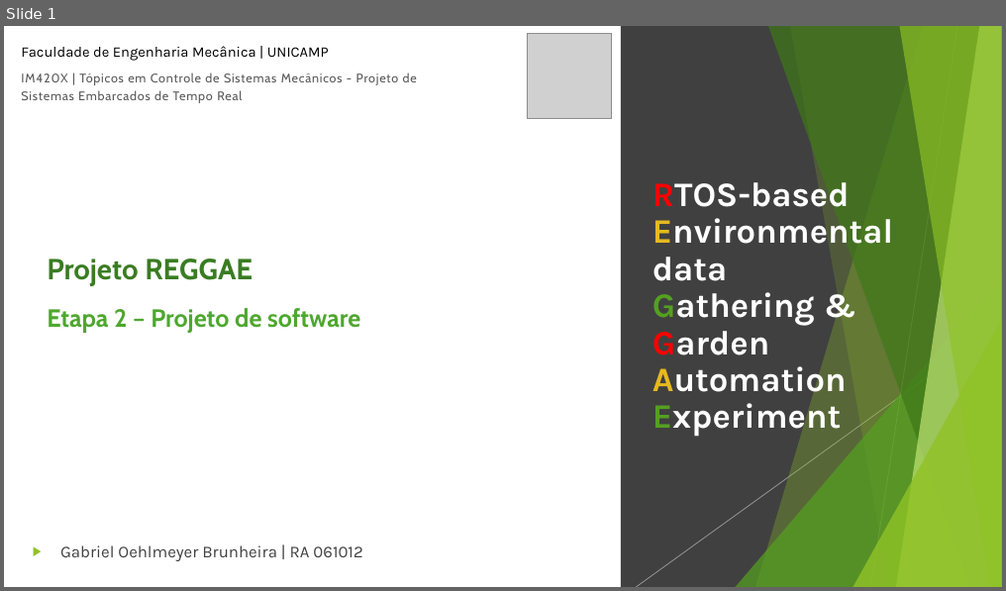
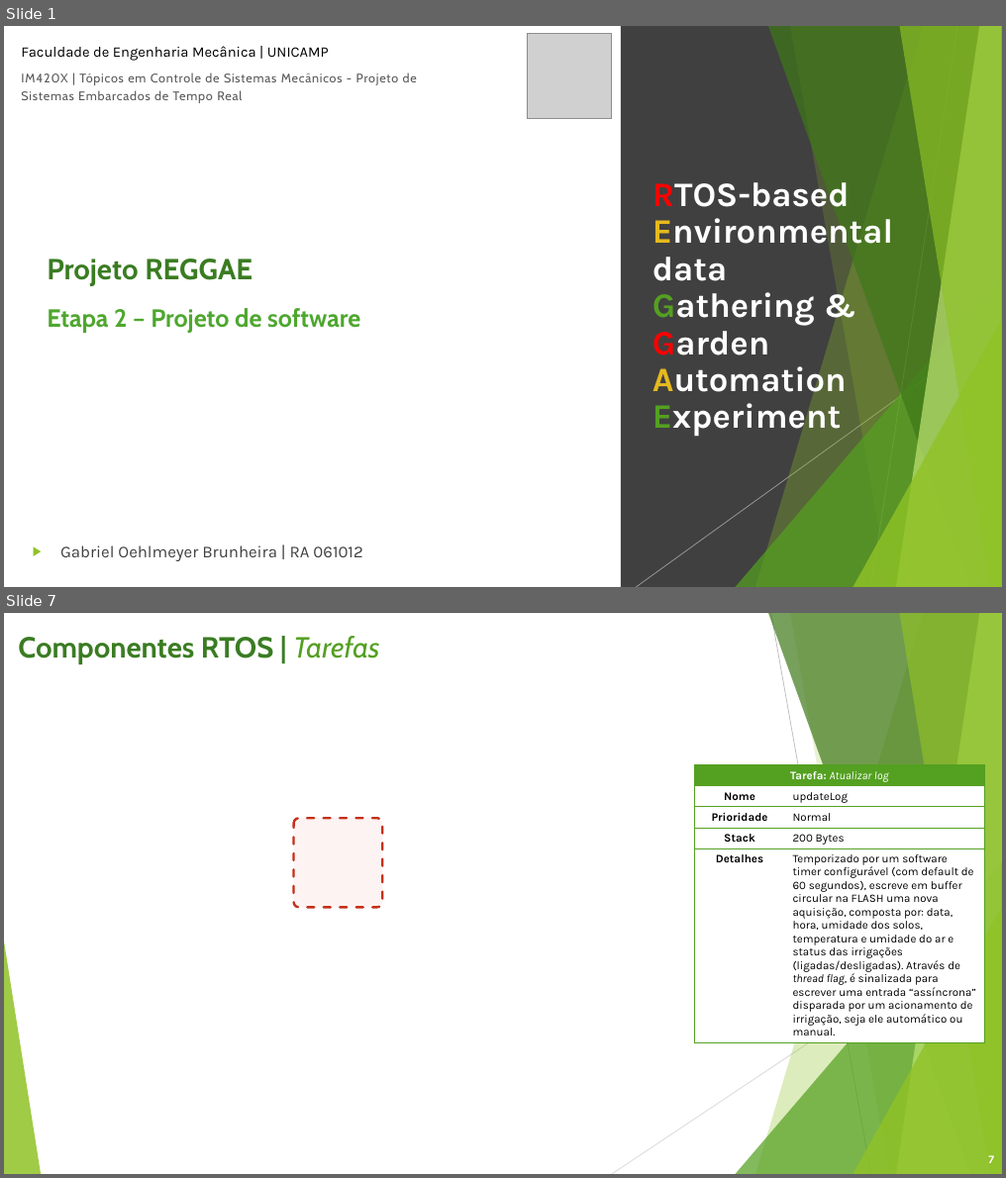
Before and after one commit to gabrielbrunheira/project-reggae, a slide deck: docs/IM420X - Projeto Reggae (Etapa 2).pptx. Shown one above the other, each under a label of ours: slide 1 before the commit, slides 1 and 7 after it; the slides between them are not shown. The pictures are 1006x591 and 1006x1178 pixels, drawn with LibreOffice and Linux fonts; fonts in the diff are those of the drawing; grey boxes stand for pictures; background and template pictures are left out. Boxes give left, top, right and bottom in pixels: in the first picture for what was removed or moved away, otherwise in the second. Text is boxed around its words. In the diff, an @@ line names an element or a change of style, - is before the commit and + after.

Commit message:
Finish first version of software specification

```diff
--- a/docs/IM420X - Projeto Reggae (Etapa 2).pptx
+++ b/docs/IM420X - Projeto Reggae (Etapa 2).pptx
@@ slide 7 added at bbox=[4, 613, 1002, 1174], background #FFFFFF; not listed: 10 template elements that a slide beside it also shows @@
@@ text added at bbox=[18, 636, 379, 664], 28 pt, text #3A7C22, bold @@
+Componentes RTOS | Tarefas
@@ table added at bbox=[694, 765, 985, 1050], 5 rows, 2 columns @@
+Tarefa: Atualizar log | 
+Nome | updateLog
+Prioridade | Normal
+Stack | 200 Bytes
+Detalhes | Temporizado por um software timer configurável (com default de 60 segundos), escreve em buffer circular na FLASH uma nova aquisição, composta por: data, hora, umidade dos solos, temperatura e umidade do ar e status das irrigações (ligadas/desligadas). Através de thread flag, é sinalizada para escrever uma entrada “assíncrona” disparada por um acionamento de irrigação, seja ele automático ou manual.
@@ rounded rectangle added at bbox=[294, 818, 383, 907], fill #F8D2CC at 25% opacity, outline #C42F1A 2.25 pt dashed @@
@@ page number added at bbox=[988, 1156, 994, 1163], 11 pt, text #FFFFFF, bold @@
+7
```
Also in this commit, not shown: 5 slides changed, 17 other slides added, 14 slides removed, 4 other files.
